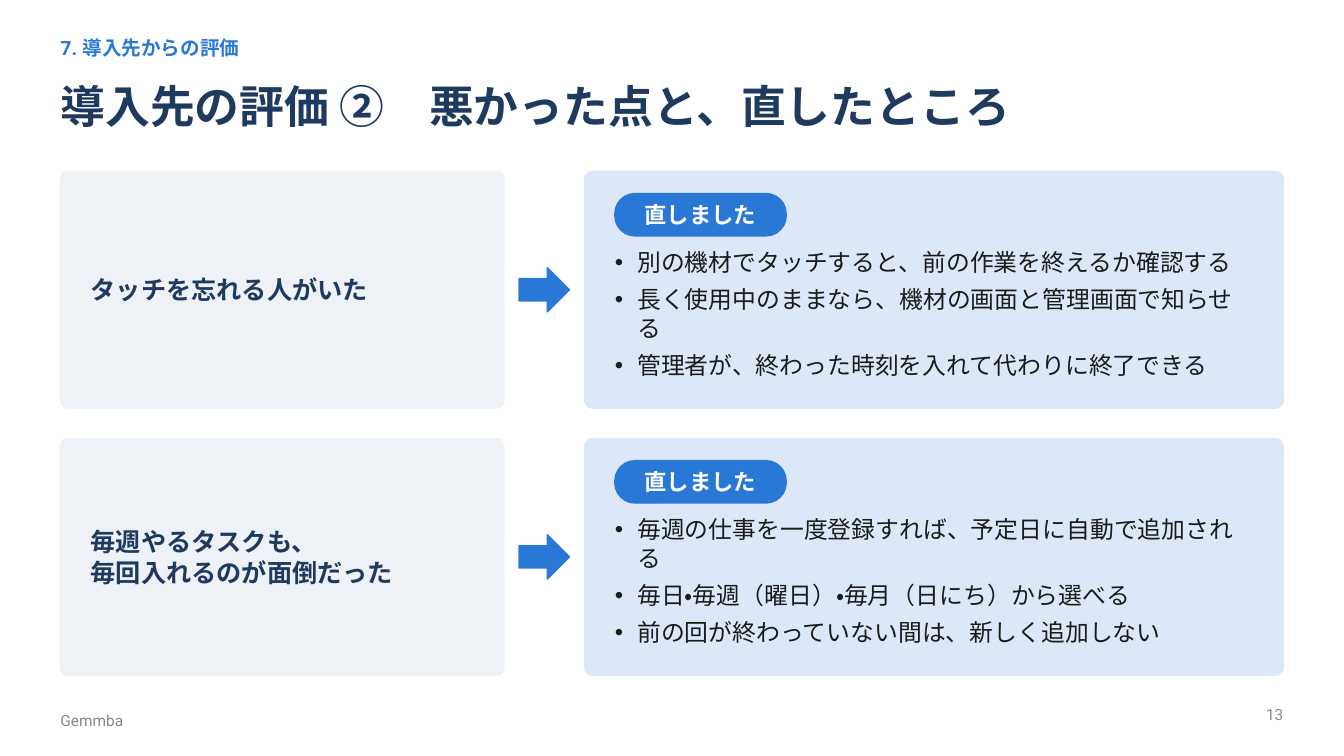
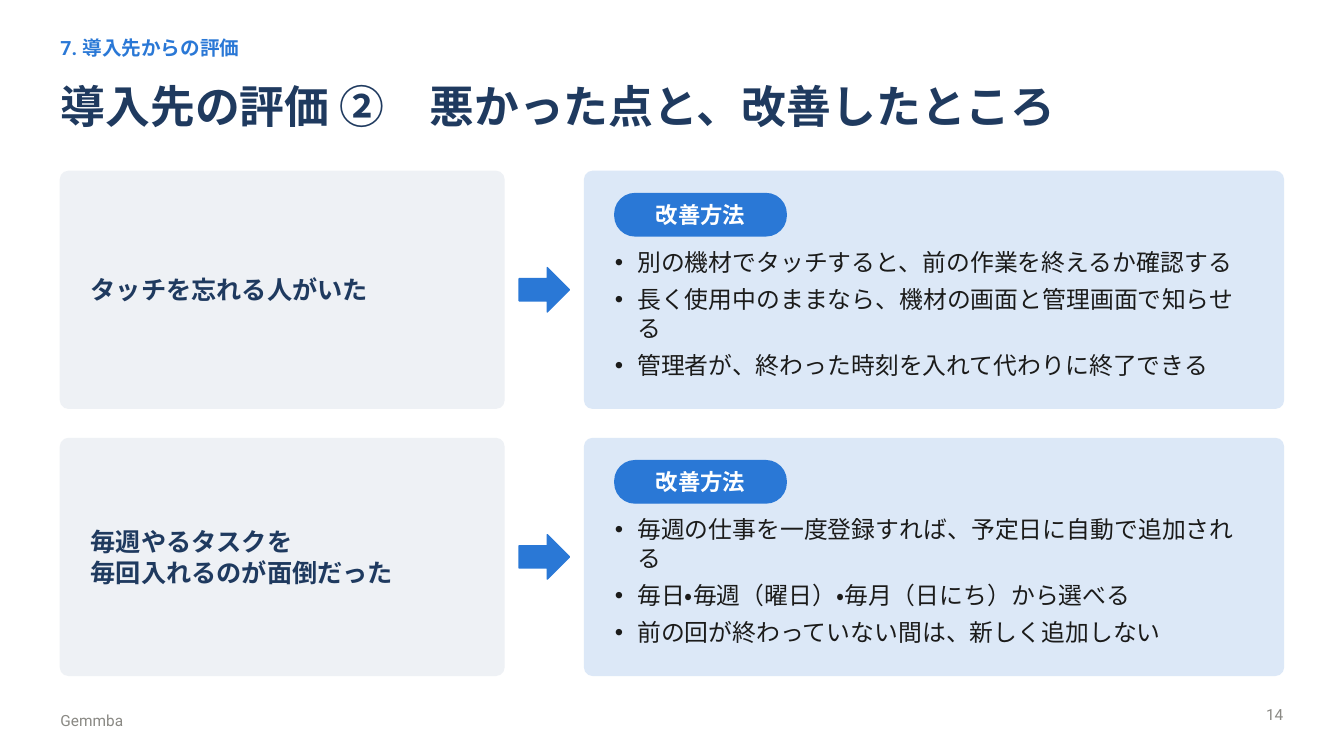
Before and after one commit to maguro256/procon2026, a slide deck: slide 14 of slides/gemmba_presentation.pptx (slide 13 before the commit). Drawn at 1344x756 pixels with LibreOffice and Linux fonts; fonts in the diff are those of the drawing. Boxes give left, top, right and bottom in pixels: in the first picture for what was removed or moved away, otherwise in the second. Text is boxed around its words. In the diff, an @@ line names an element or a change of style, - is before the commit and + after.

```diff
--- a/slides/gemmba_presentation.pptx
+++ b/slides/gemmba_presentation.pptx
@@ title at bbox=[60, 85, 1055, 127]: text changed @@
-導入先の評価 ② 悪かった点と、直したところ
+導入先の評価 ② 悪かった点と、改善したところ
@@ text at bbox=[656, 204, 745, 225]: text changed @@
-直しました
+改善方法
@@ text at bbox=[656, 471, 745, 492]: text changed @@
-直しました
+改善方法
@@ text at bbox=[91, 529, 293, 554]: text changed @@
-毎週やるタスクも、
+毎週やるタスクを
@@ page number at bbox=[1266, 709, 1283, 720]: text changed @@
-13
+14
```
Also in this commit, not shown: 4 other slides changed, 1 slide added, 1 other file.
